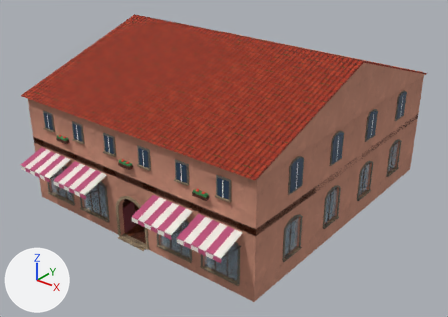
An edit to the glTF model art/town/shops/shop_tailor.gltf, drawn before and after from the same camera.
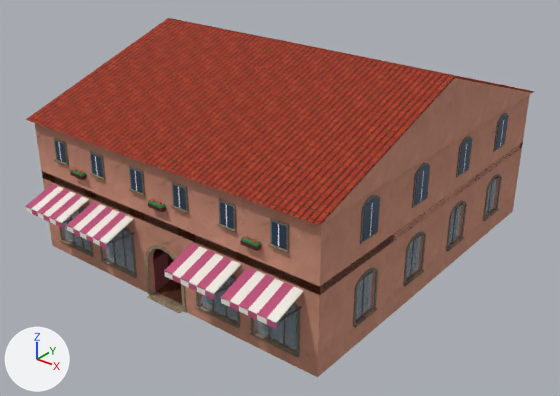
The first picture shows the older version from a camera (50 mm lens) standing at (23.6, -21.0, 20.6) and looking at (0.6, 7.9, 2.7). The close-ups show the older and then the newer version on the part from 0% to 100% of the width and 0% to 100% of the height of that picture. Only the edits that show in the close-ups are written down. Every picture has the same lights, and +X, +Y and +Z are marked at lower left. Objects named as collision shapes, trigger or cutter boxes, shadow casters or lower levels of detail are left out. Vertices at exactly the same position are counted once.

The scene before the commit, as lines of its bpy script (objects in view):
```python
me_p1 = bpy.data.meshes.new('P1')
me_p1.from_pydata(...)  # 3257 vertices, 6074 faces; spans x -9.0..9.0, y -1.7..19.7, z 0.0..10.5
me_p1.materials.append(mat_m_townplaster)
me_p1.materials.append(mat_m_towntrim)
me_p1.materials.append(mat_m_townpaint)
me_p1.materials.append(mat_m_townvitrine)
me_p1.materials.append(mat_m_townglass)
me_p1.materials.append(mat_m_townwood)
me_p1.materials.append(mat_m_townstone)
me_p1.materials.append(mat_m_townmetal)
me_p1.materials.append(mat_m_towntiles)
ob_shop_tailor = bpy.data.objects.new('shop_tailor', me_p1)
ob_shop_tailor.location = (0.0, 0.0, 0.0)
```
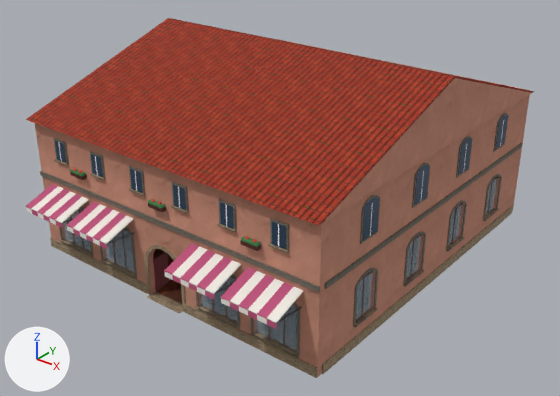
Pixel boxes (x1, y1, x2, y2) of what changed, in the close-ups (560 x 396 px; the box of a moved part takes in the faces that stretch with it):
'shop_tailor', reshaped: before (26, 18, 535, 377); after (26, 18, 535, 378)
part 1 of me_p1, moved or reshaped: before (42, 144, 523, 295); after (40, 143, 522, 378)

Patch to the scene script:
```diff
--- a/art/town/shops/shop_tailor.gltf.py
+++ b/art/town/shops/shop_tailor.gltf.py
@@ me_p1 @@
 # used by ob_shop_tailor; location = (0.0, 0.0, 0.0)
-me_p1.from_pydata(...)  # 3257 vertices, 6074 faces; spans x -9.0..9.0, y -1.7..19.7, z 0.0..10.5
+me_p1.from_pydata(...)  # 3289 vertices, 6134 faces; spans x -9.0..9.0, y -1.7..19.7, z 0.0..10.5
+# me_p1 part 1
+# 8 vertices are removed from x -8.9..8.9, y 0.0..19.4, z 4.0..4.4
+# 150 faces are deleted
+# 19 vertices are added at x -8.9..9.0, y -0.1..19.1, z 0.0..4.4
+# 5 new vertices lie (0.0, 0.0, 0.5) away from vertices in x -8.9..8.9, y 0.0..19.1, z 0.0
+# 8 new vertices lie (7.6, 0.0, 0.0) away from vertices in x -8.9..1.3, y -0.1..0.0, z 0.0..0.5
+# 60 new faces join them, mat_m_towntrim
+# 138 new faces join them, mat_m_townpaint
+# other edits to the shape of me_p1 do not show in these pictures
 me_p1.materials.append(mat_m_townplaster)
```
